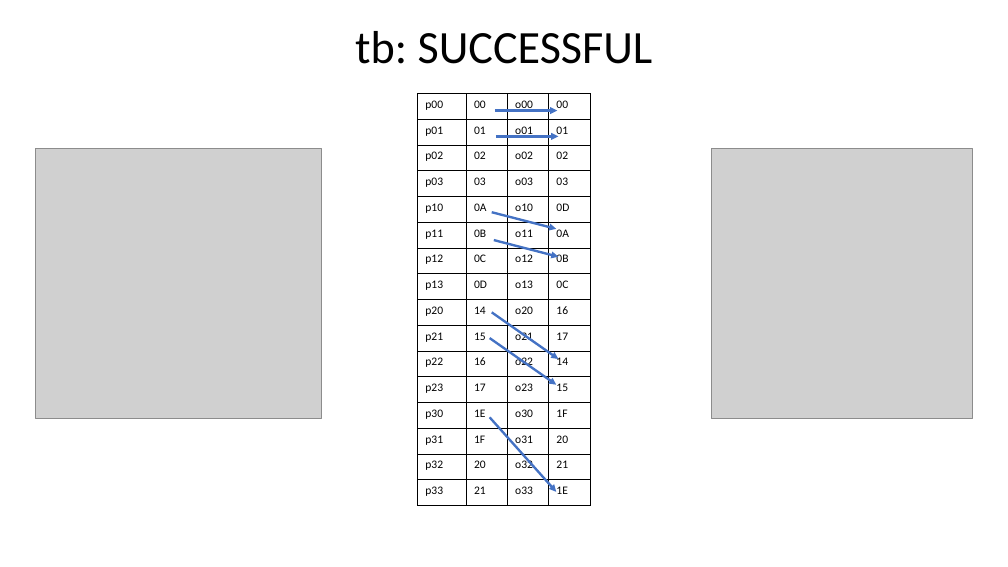
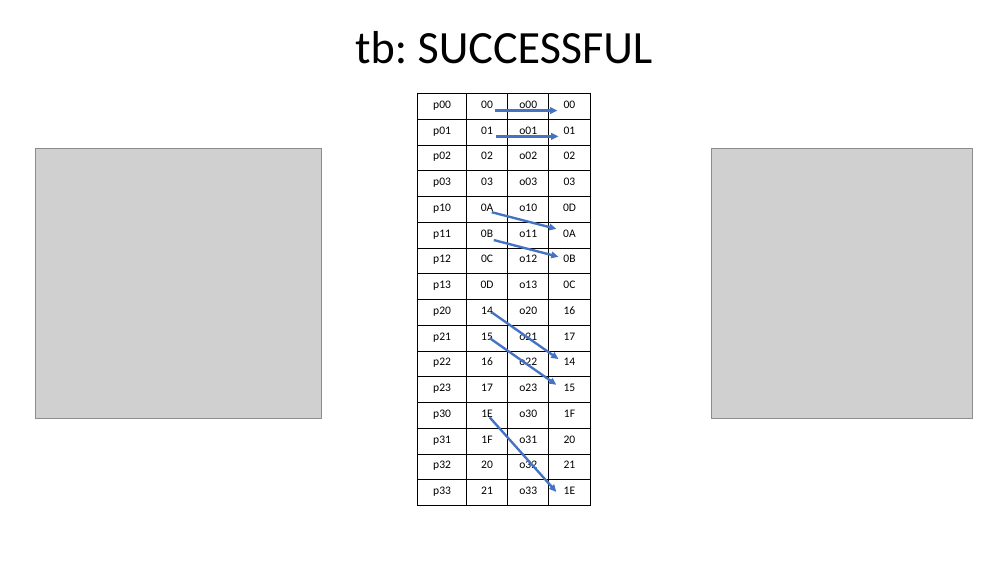
Before and after one commit to acarreteroc99/AES256-IP-Core, a slide deck: slide 10 of ASIC_Approach1.pptx (slide 9 before the commit). Drawn at 1008x567 pixels with LibreOffice and Linux fonts; fonts in the diff are those of the drawing; grey boxes stand for pictures. Boxes give left, top, right and bottom in pixels: in the first picture for what was removed or moved away, otherwise in the second. Text is boxed around its words. In the diff, an @@ line names an element or a change of style, - is before the commit and + after.

```diff
--- a/ASIC_Approach1.pptx
+++ b/ASIC_Approach1.pptx
@@ table at <box>418,94,591,506</box> @@
@@ alignment left to centre @@
```
Also in this commit, not shown: 2 slides added.
